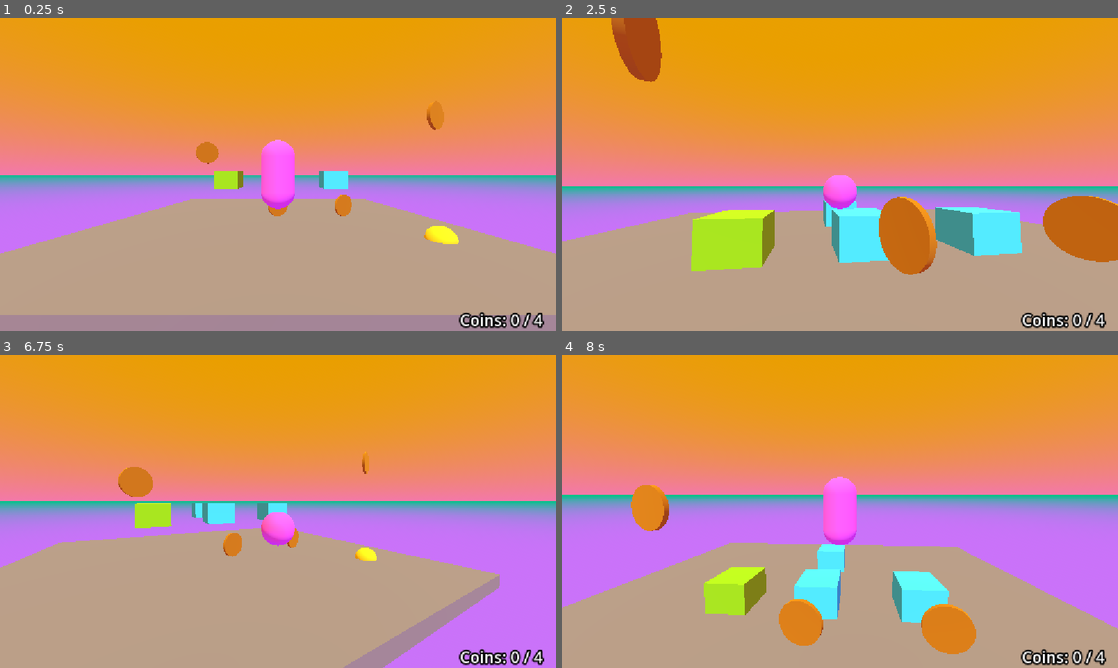
Above: before the commit, frames 1-4 (two rows, left to right).
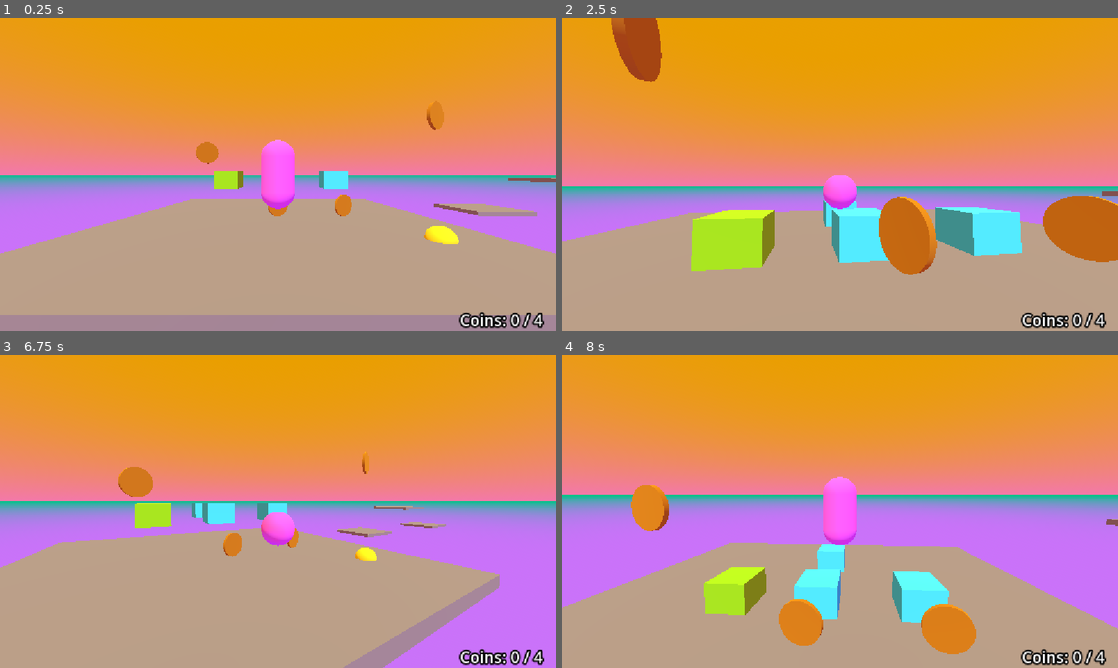
Above: after the commit, the same moments.

Repository: 17Dodecahedrons/Spieleentwicklungskurs
Game: Godot game, scene res://szenen/level_1.tscn
Same seed, same stepped clock (60 frames per second), same inputs: the game is played once before the commit and once after it.
Inputs (mouse positions are in pixels of both pictures, inside the frame that each line leads up to):
- Up to frame 1 (0.25 s): no input
- Up to frame 2 (2.5 s): move the mouse to (867, 174) at 0.52 s; hold Ctrl (crouch) 0.53-1.28 s; hold W (forward) from 0.53 s (still down); tap Space (jump) at 0.77, 1.52 s; move the mouse to (812, 174) at 1.27 s; tap Shift (sprint) at 1.35 s; move the mouse to (851, 168) at 2.02 s; hold Ctrl (crouch) from 2.03 s (still down)
- Up to frame 3 (6.75 s): move the mouse to (272, 517) at 2.77 s; release Ctrl (crouch) at 2.78 s; tap Shift (sprint) at 2.85, 4.35, 5.85 s; tap Space (jump) at 3.02, 3.77, 4.52, 6.02 s; move the mouse to (316, 514) at 3.52 s; hold Ctrl (crouch) 3.53-4.28 s; move the mouse to (233, 508) at 4.27 s; move the mouse to (283, 511) at 5.02 s; hold Ctrl (crouch) 5.03-5.78 s; tap Enter at 5.75 s; move the mouse to (255, 505) at 5.77 s; release W (forward) at 5.78 s; hold D (right) 5.78-6.53 s; tap R (restart) at 6.5 s; move the mouse to (305, 511) at 6.52 s; hold W (forward) from 6.53 s (still down); hold Ctrl (crouch) from 6.53 s (still down)
- Up to frame 4 (8 s): keep holding W (forward); tap Space (jump) at 6.77, 7.52 s; move the mouse to (812, 511) at 7.27 s; release Ctrl (crouch) at 7.28 s; tap Shift (sprint) at 7.35 s

The runs differ from the first frame. In frame 1, 0.6% of the frame differs, in the area x 78-100%, y 51-64%; in frame 2, less than 0.1%; in frame 3, 0.4%; in frame 4, less than 0.1%.

Commit message:
platform

Diff:
--- a/szenen/level_1.tscn
+++ b/szenen/level_1.tscn
@@ -6,6 +6,7 @@
 [ext_resource type="PackedScene" uid="uid://csa6k5800fvi0" path="res://szenen/game_manager.tscn" id="4_58t2n"]
 [ext_resource type="Script" uid="uid://ckscgudqvvopu" path="res://skripte/death_barrier.gd" id="5_0xjei"]
 [ext_resource type="PackedScene" uid="uid://y001bph1a2t2" path="res://szenen/coin_1.tscn" id="6_rdh1c"]
+[ext_resource type="PackedScene" uid="uid://ta3jyhtnsmbe" path="res://szenen/plattform1.tscn" id="7_qtk5y"]
 
 [sub_resource type="BoxMesh" id="BoxMesh_g4v7s"]
 size = Vector3(17, 0.5, 17)
@@ -101,4 +102,15 @@
 [node name="Coin4" parent="Coins" unique_id=1274407990 instance=ExtResource("6_rdh1c")]
 transform = Transform3D(1, 0, 0, 0, 1, 0, 0, 0, 1, -3.312204, 2.4657354, 0)
 
+[node name="Plattformen" type="Node3D" parent="." unique_id=2112344590]
+
+[node name="Plattform1" parent="Plattformen" unique_id=265507368 instance=ExtResource("7_qtk5y")]
+transform = Transform3D(1, 0, 0, 0, 1, 0, 0, 0, 1, 11.832487, 0, 0)
+
+[node name="Plattform2" parent="Plattformen" unique_id=2080366805 instance=ExtResource("7_qtk5y")]
+transform = Transform3D(-1, 8.742278e-08, 0, -8.742278e-08, -1, 0, 0, 0, 1, 16.757, 3, 0)
+
+[node name="Plattform3" parent="Plattformen" unique_id=69547830 instance=ExtResource("7_qtk5y")]
+transform = Transform3D(1, 0, 0, 0, 1, 0, 0, 0, 1, 21.492954, 0, 0)
+
 [editable path="Boxen/Box2"]
--- /dev/null
+++ b/szenen/plattform1.tscn
@@ -0,0 +1,60 @@
+[gd_scene format=3 uid="uid://ta3jyhtnsmbe"]
+
+[sub_resource type="BoxMesh" id="BoxMesh_g4v7s"]
+size = Vector3(3, 0.2, 3)
+
+[sub_resource type="BoxShape3D" id="BoxShape3D_hqfvn"]
+size = Vector3(3, 0.2, 3)
+
+[sub_resource type="Animation" id="Animation_sm2ux"]
+length = 0.001
+tracks/0/type = "value"
+tracks/0/imported = false
+tracks/0/enabled = true
+tracks/0/path = NodePath(".:position")
+tracks/0/interp = 1
+tracks/0/loop_wrap = true
+tracks/0/keys = {
+"times": PackedFloat32Array(0),
+"transitions": PackedFloat32Array(1),
+"update": 0,
+"values": [Vector3(0, 0, 0)]
+}
+
+[sub_resource type="Animation" id="Animation_cscmq"]
+resource_name = "hoch_runter"
+length = 4.0
+loop_mode = 1
+tracks/0/type = "value"
+tracks/0/imported = false
+tracks/0/enabled = true
+tracks/0/path = NodePath(".:position")
+tracks/0/interp = 1
+tracks/0/loop_wrap = true
+tracks/0/keys = {
+"times": PackedFloat32Array(0, 1, 2, 3),
+"transitions": PackedFloat32Array(1, 1, 1, 1),
+"update": 0,
+"values": [Vector3(0, 0, 0), Vector3(0, 3, 0), Vector3(0, 3, 0), Vector3(0, 0, 0)]
+}
+
+[sub_resource type="AnimationLibrary" id="AnimationLibrary_tq2ci"]
+_data = {
+&"RESET": SubResource("Animation_sm2ux"),
+&"hoch_runter": SubResource("Animation_cscmq")
+}
+
+[node name="Plattform1" type="Node3D" unique_id=265507368]
+
+[node name="AnimatableBody3D" type="AnimatableBody3D" parent="." unique_id=924472154]
+collision_mask = 0
+
+[node name="MeshInstance3D" type="MeshInstance3D" parent="AnimatableBody3D" unique_id=512676650]
+mesh = SubResource("BoxMesh_g4v7s")
+
+[node name="CollisionShape3D" type="CollisionShape3D" parent="AnimatableBody3D" unique_id=92877645]
+shape = SubResource("BoxShape3D_hqfvn")
+
+[node name="AnimationPlayer" type="AnimationPlayer" parent="AnimatableBody3D" unique_id=1897196219]
+libraries/ = SubResource("AnimationLibrary_tq2ci")
+autoplay = &"hoch_runter"
Not shown, changed: branch_description.txt
